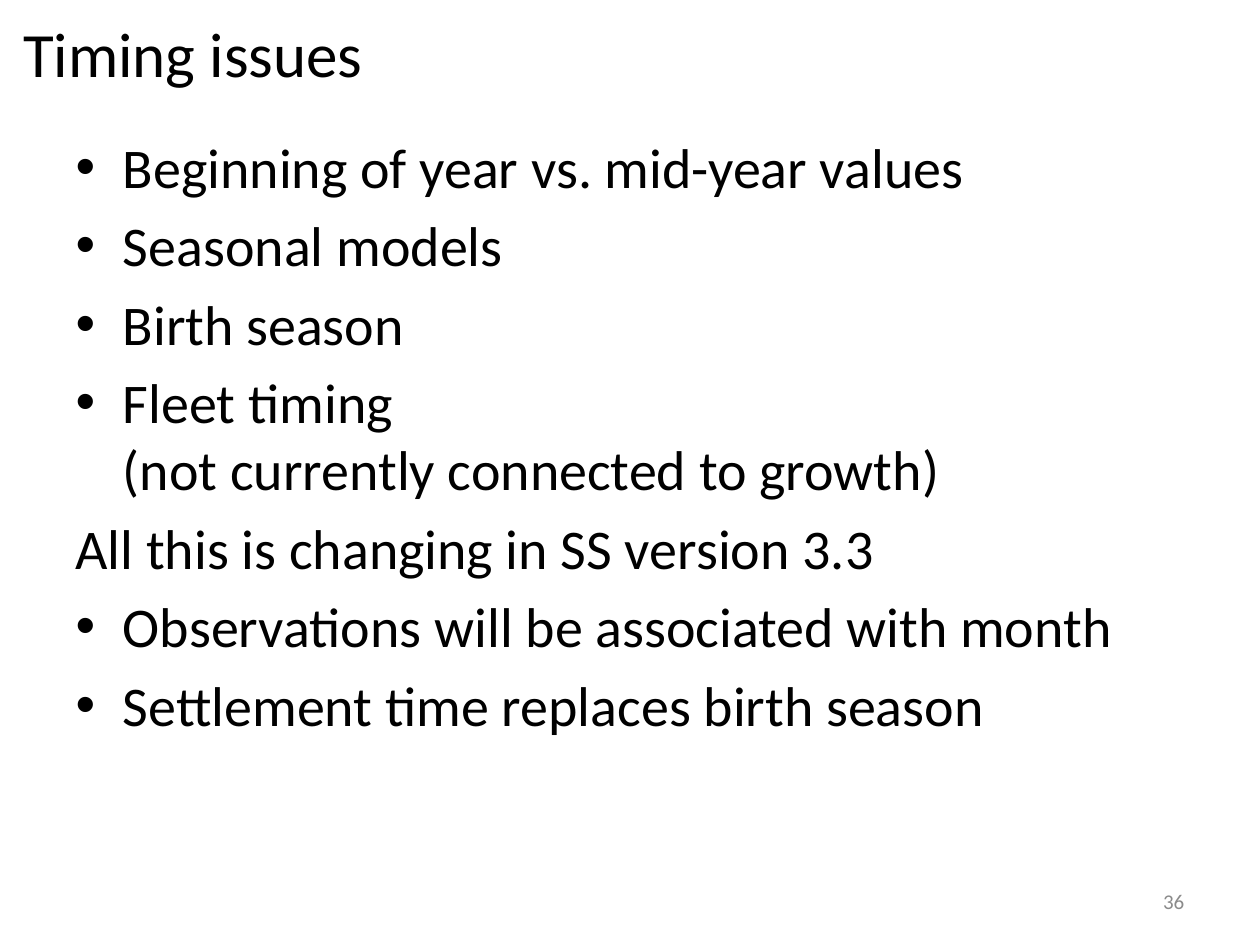
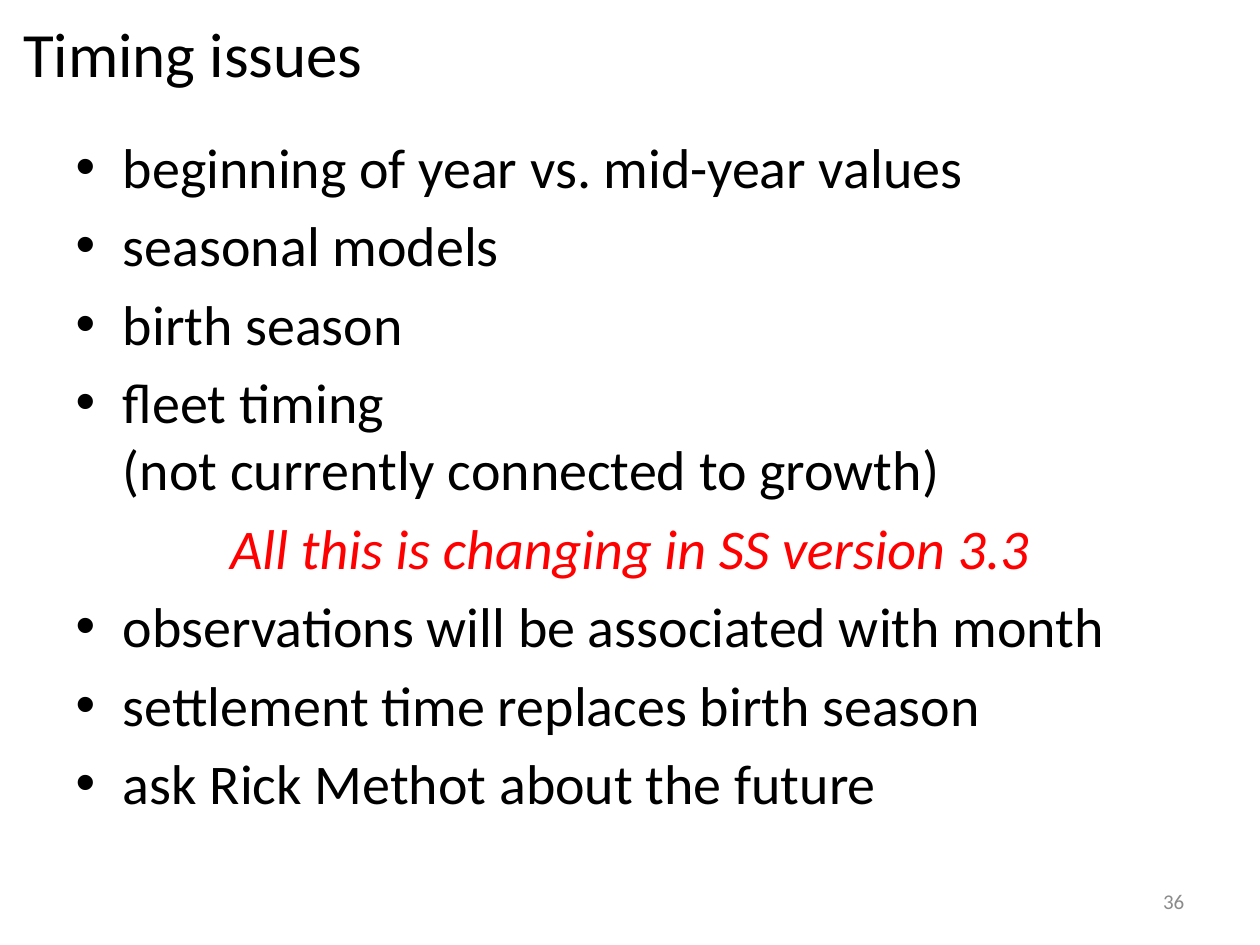
Before and after one commit to iantaylor-NOAA/SSgrowth, a slide deck: slide 36 of Modeling growth in SS.pptx. Drawn at 1260x945 pixels with LibreOffice and Linux fonts; fonts in the diff are those of the drawing. Boxes give left, top, right and bottom in pixels: in the first picture for what was removed or moved away, otherwise in the second. Text is boxed around its words. In the diff, an @@ line names an element or a change of style, - is before the commit and + after.

Commit message:
added Methot and Wetzel appendix, update to PPT

```diff
--- a/Modeling growth in SS.pptx
+++ b/Modeling growth in SS.pptx
@@ text at box(123, 149, 962, 500): text changed @@
-• Beginning of year vs. mid-year values
-• Seasonal models
-• Birth season
-• Fleet timing
-  (not currently connected to growth)
+• beginning of year vs. mid-year values
+• seasonal models
+• birth season
+• fleet timing
+  (not currently connected to growth)
@@ text at box(230, 530, 1029, 579): text colour #000000 to #FF0000, italic on in "All this is changing in SS version ..."; alignment left to centre @@
@@ text at box(123, 608, 1104, 805): text changed @@
-• Observations will be associated with month
-• Settlement time replaces birth season
+• observations will be associated with month
+• settlement time replaces birth season
+• ask Rick Methot about the future
```
Also in this commit, not shown: 2 other slides changed, 2 other files.
